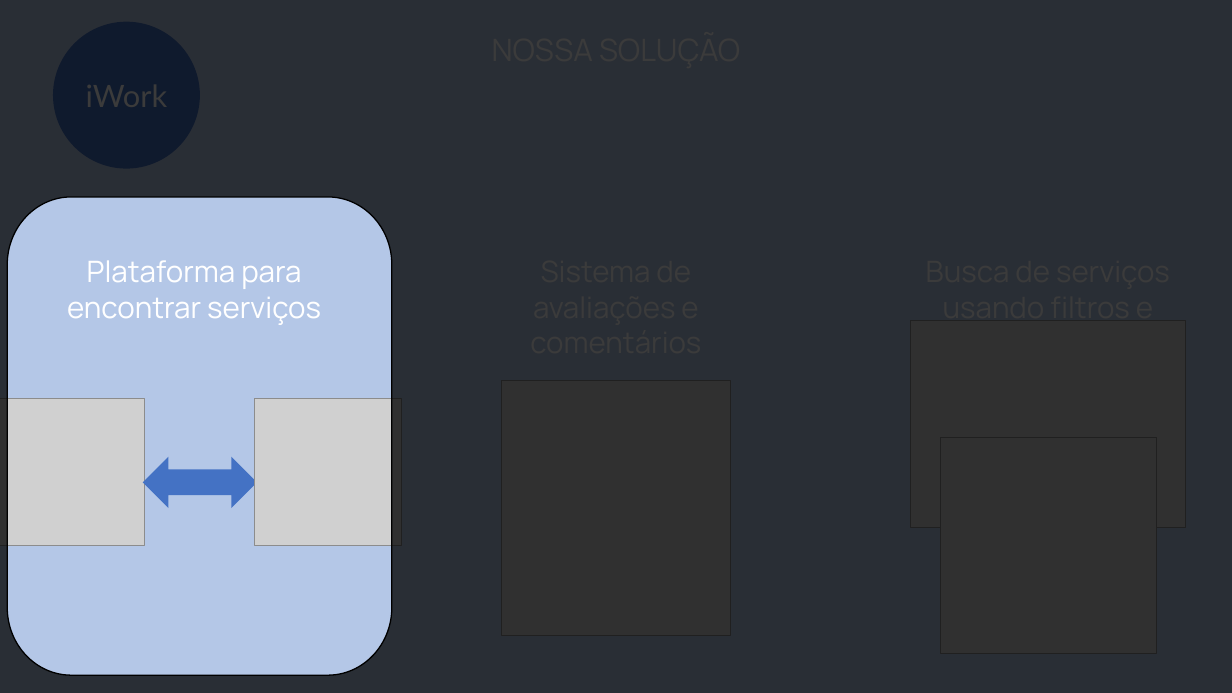
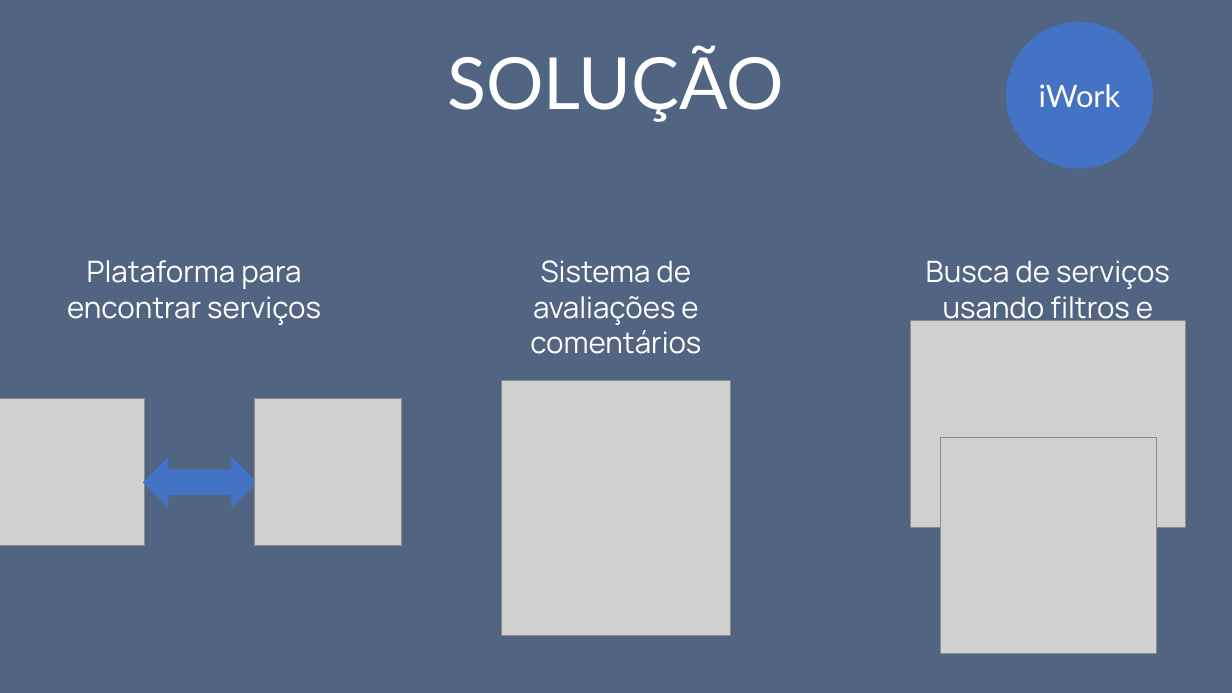
Before and after one commit to ICEI-PUC-Minas-PPLCC-TI/ti-1-ppl-cc-m2-20231-prestador-de-servicos, a slide deck: slide 4 of docs/apresentacao/iWork 1.pptx (slide 7 before the commit). Drawn at 1232x693 pixels with LibreOffice and Linux fonts; fonts in the diff are those of the drawing; grey boxes stand for pictures. Boxes give left, top, right and bottom in pixels: in the first picture for what was removed or moved away, otherwise in the second. Text is boxed around its words. In the diff, an @@ line names an element or a change of style, - is before the commit and + after.

```diff
--- a/docs/apresentacao/iWork 1.pptx
+++ b/docs/apresentacao/iWork 1.pptx
@@ ellipse removed at (0, 0, 1232, 693) @@
@@ freeform shape removed at (0, 0, 1232, 693) @@
@@ ellipse removed at (53, 21, 200, 168) @@
@@ ellipse added at (1006, 21, 1153, 168), fill #4472C4, 24 pt, text #FFFFFF @@
+iWork
@@ text added at (447, 46, 784, 122), 56 pt, text #FFFFFF @@
+SOLUÇÃO
@@ text added at (530, 260, 701, 354), 23 pt, text #FFFFFF @@
+Sistema de avaliações e comentários
@@ text added at (926, 260, 1170, 326), 23 pt, text #FFFFFF @@
+Busca de serviços usando filtros e categorias
```
Also in this commit, not shown: 3 other slides changed, 1 slide added, 4 slides removed, 9 other files.
